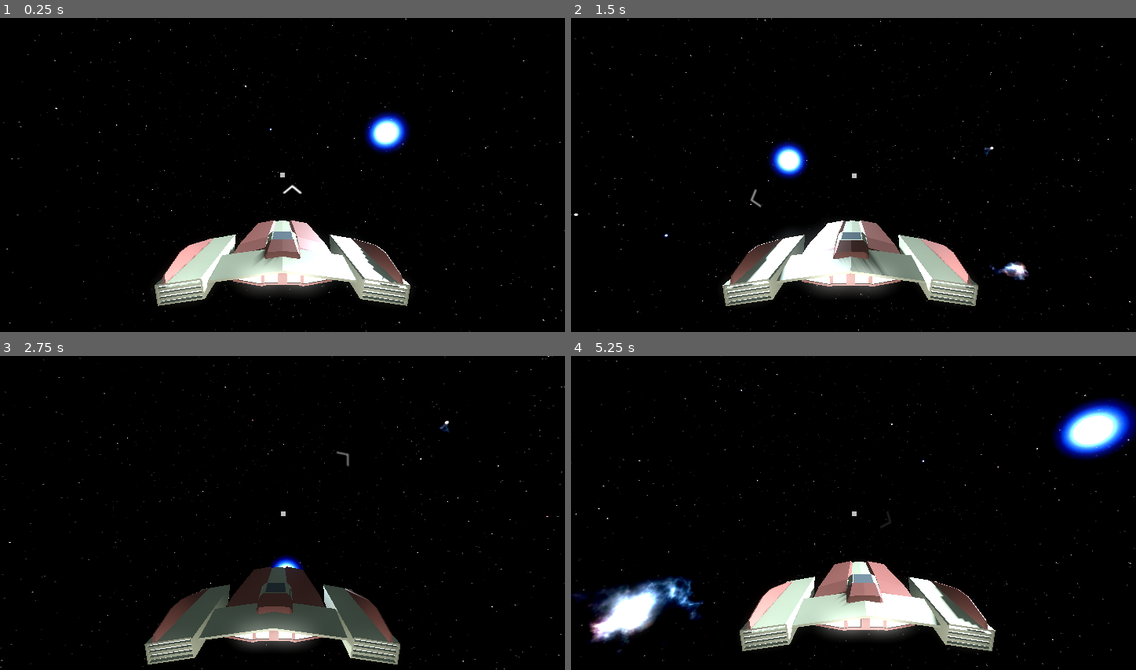
Above: before the commit, frames 1-4 (two rows, left to right).
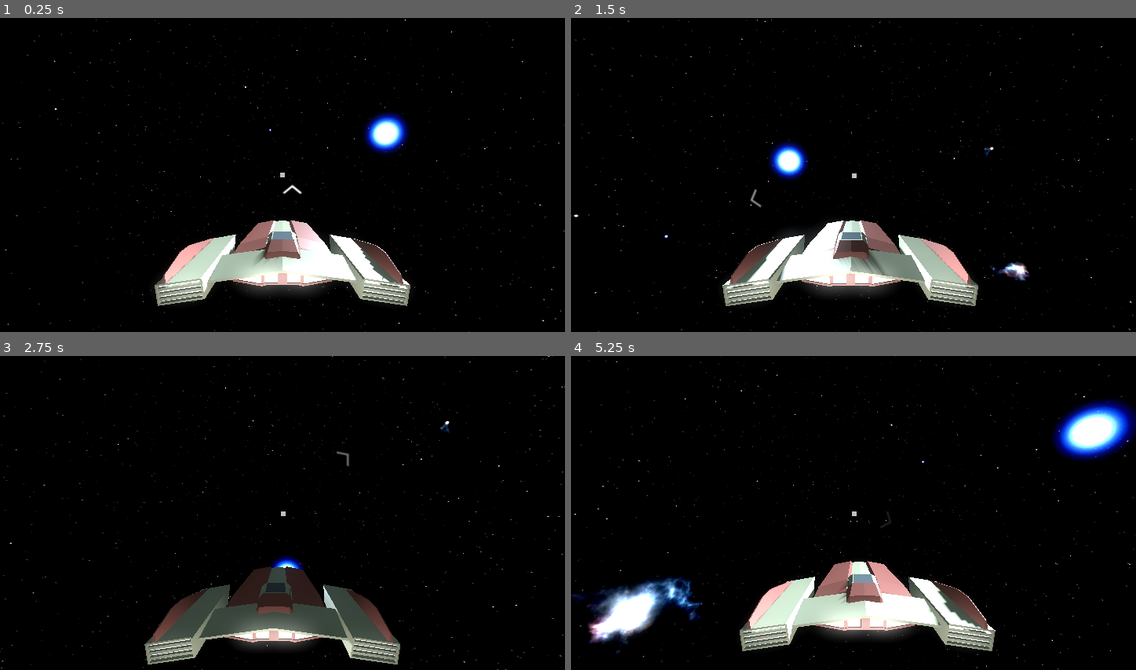
Above: after the commit, the same moments.

Repository: sacul2345/spaceshipGAME
Game: Godot game, scene res://scenes/game_area.tscn
Two runs of this game, one before a commit and one after it. Both use one fixed random seed, a clock stepped at 60 frames per second and the inputs below.
Inputs (mouse positions are in pixels of both pictures, inside the frame that each line leads up to):
- Up to frame 1 (0.25 s): no input
- Up to frame 2 (1.5 s): tap Enter at 0.5 s; move the mouse to (977, 159) at 0.52 s; hold E (roll_Right) 0.53-1.28 s; hold F (attack) 0.53-1.28 s; move the mouse to (740, 190) at 1.27 s; hold S (back) from 1.28 s (still down); tap Shift (boost) at 1.35 s
- Up to frame 3 (2.75 s): move the mouse to (339, 443) at 2.02 s; release S (back) at 2.03 s; hold E (roll_Right) from 2.03 s (still down); hold W (foward) from 2.03 s (still down)
- Up to frame 4 (5.25 s): move the mouse to (825, 575) at 2.77 s; release E (roll_Right) at 2.78 s; release W (foward) at 2.78 s; hold Space (up) 2.78-3.53 s; tap F (attack) at 2.85 s; move the mouse to (1023, 560) at 3.52 s; hold Shift (boost) 3.53-4.28 s; hold Q (roll_Left) 3.53-5.03 s; move the mouse to (684, 465) at 4.27 s; tap W (foward) at 4.35 s; move the mouse to (881, 513) at 5.02 s; hold S (back) from 5.03 s (still down); hold F (attack) from 5.03 s (still down)

The runs differ from the first frame. In frame 1, 0.8% of the frame differs, in the area x 0-100%, y 0-100%; in frame 2, 0.7%; in frame 3, 0.6%; in frame 4, 1.8%.

Commit message:
added tracers and all that

Diff:
--- a/scenes/ShipAudio.gd
+++ b/scenes/ShipAudio.gd
@@ -5,10 +5,9 @@
 @export var engineWah : AudioStreamPlayer3D
 
 func _physics_process(_delta: float) -> void:
-	print("test")
 	if(shipRigidBody != null && engineAmbient != null && engineWah != null):
 		pitch_scale = 1 + shipRigidBody.linear_velocity.length()/150
-		engineAmbient.volume_db = (-5 - shipRigidBody.linear_velocity.length()/5) - 10
+		engineAmbient.volume_db = (-5 - shipRigidBody.linear_velocity.length()/5)
 		if(shipRigidBody.linear_velocity.length() > 40):
 			engineWah.volume_db = -30 + (shipRigidBody.linear_velocity.length()/4)
 			engineWah.pitch_scale = shipRigidBody.linear_velocity.length()/150
--- a/scenes/ViewRayCast.gd
+++ b/scenes/ViewRayCast.gd
@@ -1,12 +1,12 @@
 extends RayCast3D
 
-signal hasTarget
-var targetPos
+#signal hasTarget
+#var targetPos
 
-func _ready():
-	targetPos = get_collision_point()
+#func _ready():
+#	targetPos = get_collision_point()
 
-func _physics_process(_delta):
-	if is_colliding():
-		hasTarget.emit()
-		#print(targetPos)
+#func _physics_process(_delta):
+#	if is_colliding():
+#		hasTarget.emit()
+#		#print(targetPos)
--- a/scenes/Weapons.gd
+++ b/scenes/Weapons.gd
@@ -2,8 +2,12 @@
 
 @export var gunTimer : Timer
 @export var gunShot : AudioStreamPlayer3D
+@export var muzzleLight : OmniLight3D
+
+var BULLETSPEED : float = 10000
 
 var explosionInstance = preload("res://scenes/explosion.tscn")
+var tracerInstance = preload("res://scenes/tracer.tscn")
 
 var weaponsFiring : bool
 var gunRPMTimer = .1
@@ -17,10 +21,6 @@
 
 var gun1Flash : Sprite3D
 var gun2Flash : Sprite3D
-
-
-func _on_view_ray_cast_tree_entered():
-	viewCast = $"../ThirdPersonCam/ViewRayCast"
 
 func _on_gun_1_tree_entered():
 	gun1 = $Gun1
@@ -52,18 +52,53 @@
 	if(gun1Flash.visible == false):
 		gun1Flash.visible = true
 		gun2Flash.visible = true
+		muzzleLight.visible = true
 		await get_tree().create_timer(.05).timeout
+		muzzleLight.visible = false
 		gun1Flash.visible = false
 		gun2Flash.visible = false
 
+#hitscan funcion is BADDD and needs to be RE-WRITTEN, will do that someday... ITS LAGGING!!
+
 func hitScan():
 	if(gun1.is_colliding()):
+		var explosionPos = gun1.get_collision_point()
+		var gunDisatnce = explosionPos.distance_to(position)
+
+		drawTracer(gun1.global_position,gun1.global_rotation_degrees,explosionPos)
+
 		var explosion : Node3D = explosionInstance.instantiate()
+		await get_tree().create_timer(gunDisatnce/BULLETSPEED).timeout
 		get_tree().current_scene.add_child(explosion)
-		var explosionPos = gun1.get_collision_point()
 		explosion.position = explosionPos
+	else:
+		drawTracer(gun1.global_position,gun1.global_rotation_degrees,get_ray_end_point(gun1,-1000))
+
 	if(gun2.is_colliding()):
+		var explosionPos = gun2.get_collision_point()
+		var gunDisatnce = explosionPos.distance_to(position)
+
+		drawTracer(gun2.global_position,gun2.global_rotation_degrees,explosionPos)
+
 		var explosion : Node3D = explosionInstance.instantiate()
+		await get_tree().create_timer(gunDisatnce/BULLETSPEED).timeout
 		get_tree().current_scene.add_child(explosion)
-		var explosionPos = gun2.get_collision_point()
 		explosion.position = explosionPos
+	else:
+		drawTracer(gun2.global_position,gun2.global_rotation_degrees,get_ray_end_point(gun2,-1000))
+
+func drawTracer(pos : Vector3, rot : Vector3, targetPos : Vector3):
+	var tracer : Node3D = tracerInstance.instantiate()
+	get_tree().current_scene.add_child(tracer)
+	tracer.position = pos
+	tracer.rotation_degrees = rot
+
+	var tween = get_tree().create_tween()
+	tween.tween_property(tracer, "position", targetPos, targetPos.distance_to(pos)/(BULLETSPEED/10.0))
+	tween.tween_callback(tracer.queue_free)
+	#tween.connect("tween_all_completed", queue_free, 0)
+
+func get_ray_end_point(raycast : RayCast3D, distance : float) -> Vector3:
+	var start = raycast.global_position
+	var direction = raycast.global_transform.basis.z.normalized()
+	return start + direction * distance
--- a/scenes/explosion.tscn
+++ b/scenes/explosion.tscn
@@ -31,6 +31,7 @@
 [node name="Explosion" type="Node3D"]
 
 [node name="AnimatedSprite3D" type="AnimatedSprite3D" parent="."]
+transform = Transform3D(2, 0, 0, 0, 2, 0, 0, 0, 2, 0, 0, 0)
 billboard = 1
 sprite_frames = SubResource("SpriteFrames_l04k4")
 frame = 1
--- a/scenes/ship.tscn
+++ b/scenes/ship.tscn
@@ -30,7 +30,7 @@
 [node name="Ship" type="Node3D"]
 
 [node name="shipBody" type="RigidBody3D" parent="."]
-transform = Transform3D(1.00156, -3.82268e-06, 0.00172365, -1.27316e-06, 1.00156, 0.002961, -0.00172366, -0.00296102, 1.00155, 0, 0, 0)
+transform = Transform3D(1.00156, 0, 0, 0, 1.00156, 0, 0, 0, 1.00156, 0, 0, 0)
 can_sleep = false
 linear_damp = 1.0
 angular_damp = 9.475
@@ -44,7 +44,7 @@
 transform = Transform3D(0.5, -3.08149e-33, 5.82077e-11, 0, 0.5, 2.64698e-23, -5.82077e-11, -2.64698e-23, 0.5, -1.86265e-09, -0.785, -4.49126)
 
 [node name="ThirdPersonCam" type="Camera3D" parent="shipBody"]
-transform = Transform3D(0.998441, -2.72848e-12, -3.37604e-09, 0, 0.998438, -3.49246e-09, 0, 2.32831e-10, 0.998447, -1.86265e-09, 2.655, 6.239)
+transform = Transform3D(1, 0, 0, 0, 1, -2.33195e-10, 0, 2.33195e-10, 1, -1.86265e-09, 2.655, 6.239)
 current = true
 script = ExtResource("3_vqv25")
 CAM_WEIGHT = 0.1
@@ -55,13 +55,14 @@
 target_position = Vector3(2.08165e-12, 2.08165e-12, -1000)
 script = ExtResource("4_56cex")
 
-[node name="Weapons" type="Node3D" parent="shipBody" node_paths=PackedStringArray("gunTimer", "gunShot")]
+[node name="Weapons" type="Node3D" parent="shipBody" node_paths=PackedStringArray("gunTimer", "gunShot", "muzzleLight")]
 script = ExtResource("6_o6kr3")
 gunTimer = NodePath("gunTimer")
 gunShot = NodePath("Gunshot")
+muzzleLight = NodePath("muzzleLight")
 
 [node name="Gun1" type="RayCast3D" parent="shipBody/Weapons"]
-transform = Transform3D(1.00156, -3.82268e-06, 0.00172365, -1.27316e-06, 1.00156, 0.002961, -0.00172366, -0.00296102, 1.00155, 1.25, 0, -4.6)
+transform = Transform3D(1.00156, 0, 0, 0, 1.00156, 0, 0, 0, 1.00156, 1.25, 0, -4.6)
 target_position = Vector3(2.08165e-12, 2.08165e-12, -1000)
 debug_shape_custom_color = Color(0.780392, 0, 0, 1)
 
@@ -74,7 +75,7 @@
 texture = ExtResource("7_1luoq")
 
 [node name="Gun2" type="RayCast3D" parent="shipBody/Weapons"]
-transform = Transform3D(1.00156, -3.82268e-06, 0.00172365, -1.27316e-06, 1.00156, 0.002961, -0.00172366, -0.00296102, 1.00155, -1.249, 0.002, -4.6)
+transform = Transform3D(1.00156, 0, 0, 0, 1.00156, 0, 0, 0, 1.00156, -1.249, 0.002, -4.6)
 target_position = Vector3(2.08165e-12, 2.08165e-12, -1000)
 debug_shape_custom_color = Color(0.694118, 0, 0, 1)
 
@@ -91,8 +92,17 @@
 autostart = true
 
 [node name="Gunshot" type="AudioStreamPlayer3D" parent="shipBody/Weapons"]
+transform = Transform3D(0.998441, 0, 0, 0, 0.998438, 0, 0, 0, 0.998447, 0, 0, -5.28318)
 stream = ExtResource("7_03y04")
 pitch_scale = 1.5
+panning_strength = 0.0
+
+[node name="muzzleLight" type="OmniLight3D" parent="shipBody/Weapons"]
+transform = Transform3D(1, 0, 0, 0, 1, 0, 0, 0, 1, -0.0672678, 0, -6.67037)
+visible = false
+light_color = Color(0.990421, 1, 0.683284, 1)
+light_size = 1.0
+omni_range = 3.886
 
 [node name="spaceDust" type="Node3D" parent="shipBody" node_paths=PackedStringArray("shipRigidBody", "particles")]
 script = ExtResource("4_anfqm")
@@ -128,6 +138,7 @@
 
 [node name="EngineAmbient" type="AudioStreamPlayer3D" parent="shipBody/Engine"]
 stream = ExtResource("8_8qiel")
+volume_db = 10.0
 pitch_scale = 0.5
 autoplay = true
 
@@ -136,7 +147,5 @@
 volume_db = -5.0
 autoplay = true
 
-[connection signal="hasTarget" from="shipBody/ThirdPersonCam/ViewRayCast" to="shipBody/Weapons" method="_on_view_ray_cast_has_target"]
-[connection signal="tree_entered" from="shipBody/ThirdPersonCam/ViewRayCast" to="shipBody/Weapons" method="_on_view_ray_cast_tree_entered"]
 [connection signal="tree_entered" from="shipBody/Weapons/Gun1" to="shipBody/Weapons" method="_on_gun_1_tree_entered"]
 [connection signal="tree_entered" from="shipBody/Weapons/Gun2" to="shipBody/Weapons" method="_on_gun_2_tree_entered"]
--- /dev/null
+++ b/scenes/tracer.tscn
@@ -0,0 +1,17 @@
+[gd_scene load_steps=3 format=3 uid="uid://bubqihoutp0dn"]
+
+[sub_resource type="StandardMaterial3D" id="StandardMaterial3D_jjn3q"]
+emission_enabled = true
+emission = Color(0.893405, 0.424978, 0.22524, 1)
+emission_energy_multiplier = 16.0
+
+[sub_resource type="CapsuleMesh" id="CapsuleMesh_o68uk"]
+material = SubResource("StandardMaterial3D_jjn3q")
+radius = 0.02
+height = 1.0
+
+[node name="Tracer" type="Node3D"]
+
+[node name="MeshInstance3D" type="MeshInstance3D" parent="."]
+transform = Transform3D(5, 0, 0, 0, -2.18557e-07, -5, 0, 5, -2.18557e-07, 0, 0, 0)
+mesh = SubResource("CapsuleMesh_o68uk")
Not shown, changed: export_presets.cfg
